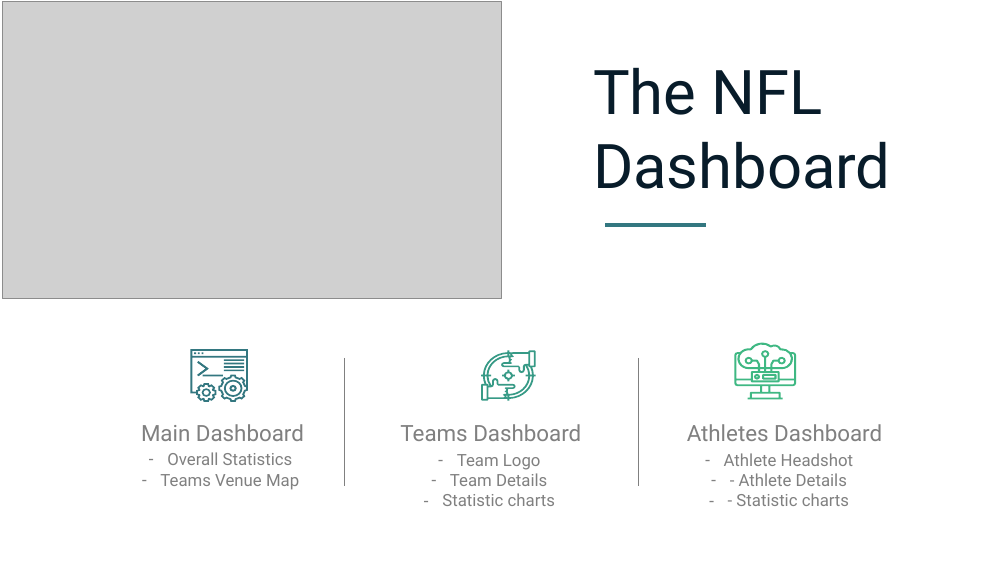
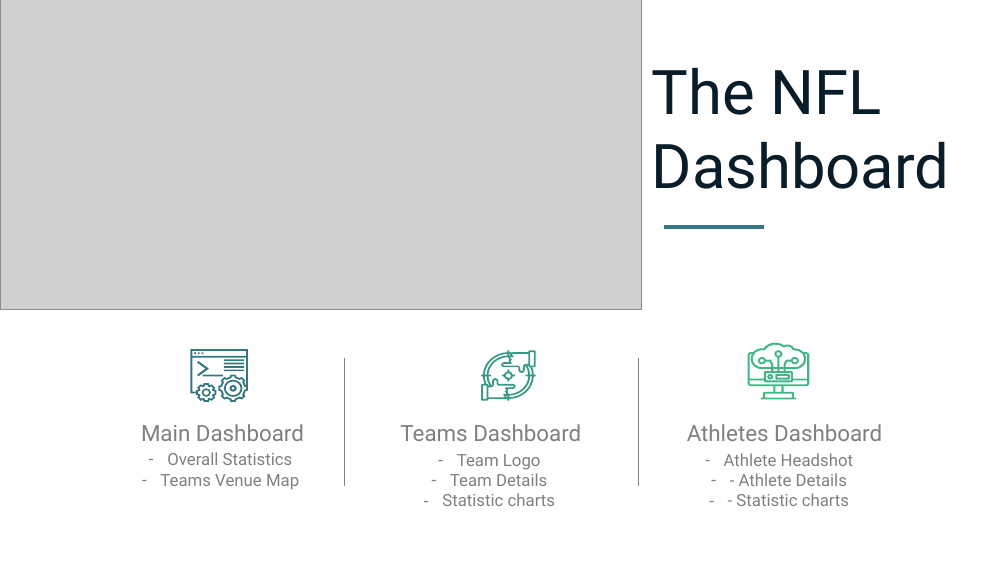
Before and after one commit to gusmendesbh/project3-group1, a slide deck: slide 3 of presentation/Group3_NFL_slides.pptx (slide 4 before the commit). Drawn at 1008x567 pixels with LibreOffice and Linux fonts; fonts in the diff are those of the drawing; grey boxes stand for pictures. Boxes give left, top, right and bottom in pixels: in the first picture for what was removed or moved away, otherwise in the second. Text is boxed around its words. In the diff, an @@ line names an element or a change of style, - is before the commit and + after.

```diff
--- a/presentation/Group3_NFL_slides.pptx
+++ b/presentation/Group3_NFL_slides.pptx
@@ picture: place and size @@
-picture at [2, 1, 501, 298]
+picture at [0, 0, 642, 308]
@@ text "The NFL Dashboard": place and size @@
-text "The NFL Dashboard" at [593, 67, 891, 189]
+text "The NFL Dashboard" at [652, 67, 950, 189]
@@ line moved from (605, 225) - (706, 225) to (664, 227) - (764, 227) @@
@@ 3 freeform shapes: place and size @@
-3 freeform shapes at [735, 343, 796, 400]
+3 freeform shapes at [748, 343, 809, 400]
```
Also in this commit, not shown: 6 other slides changed, 1 slide added, 4 slides removed.
